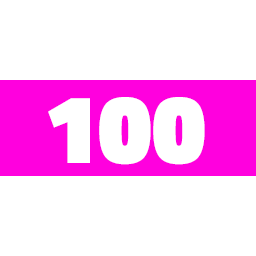
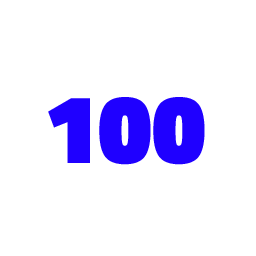
Comparing the layer stacks of the two (256, 256) images. Changes:
added layer "Layer 2" above "100" over (48, 97, 205, 165)
hid "100" over (48, 97, 205, 165)
hid "Layer 1" over (0, 80, 256, 176)
